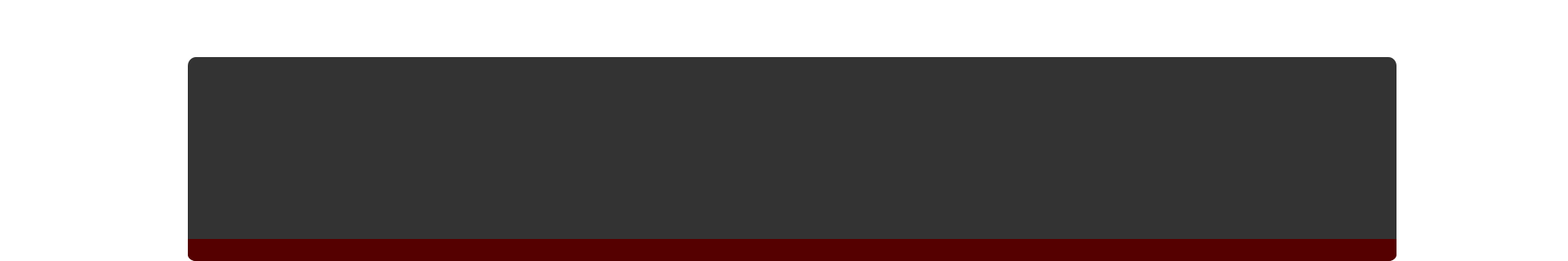
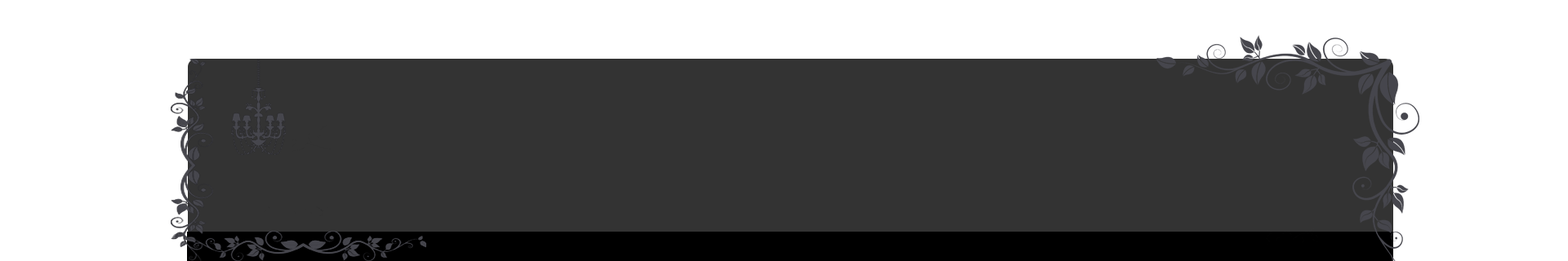
The second 1568×261 image is a revision of the first. Changes to its layers:
added group "Декорации" with 4 layers above "Прямоугольник, скругл. углы 1" over <box>170,35,1420,261</box>
added layer "Слой 4" in group "Декорации" over <box>170,227,427,261</box>
added layer "Слой 3" in group "Декорации" over <box>170,58,452,261</box>
added layer "Слой 2" in group "Декорации" over <box>231,58,286,156</box>
added layer "Слой 1" in group "Декорации" over <box>1155,35,1420,261</box>
"Прямоугольник, скругл. углы 1": opacity 90% → 80%, moved it above "Прямоугольник 1", painted on it over <box>187,57,1397,261</box>
showed "Прямоугольник 1", painted on it, masked it over <box>170,35,1394,261</box>
removed layer "Прямоугольник, скругл. углы 2" over <box>187,239,1397,261</box>
